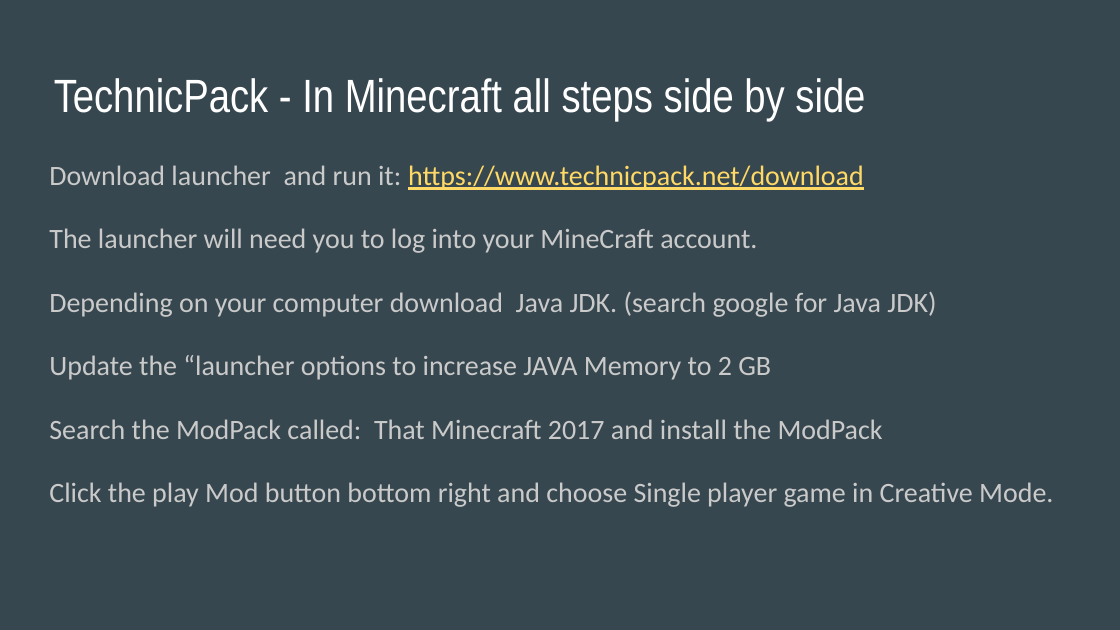
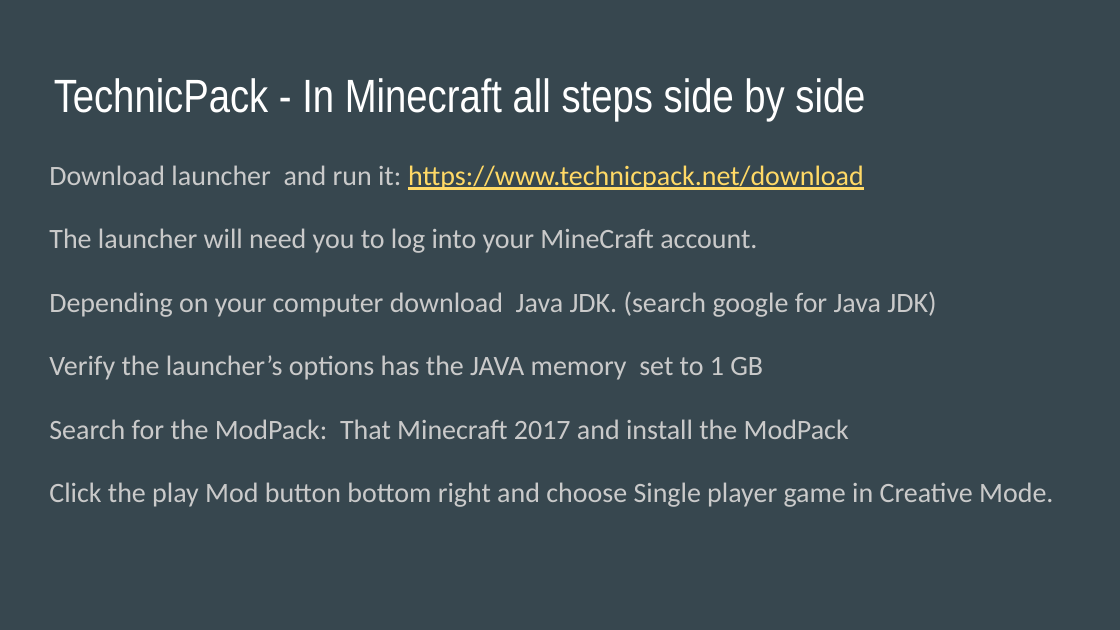
Before and after one commit to RebeccaVonRuden/ThatConference-2017, a slide deck: slide 20 of MinecraftComputerCraftLua2017.pptx (slide 21 before the commit). Drawn at 1120x630 pixels with LibreOffice and Linux fonts; fonts in the diff are those of the drawing. Boxes give left, top, right and bottom in pixels: in the first picture for what was removed or moved away, otherwise in the second. Text is boxed around its words. In the diff, an @@ line names an element or a change of style, - is before the commit and + after.

Commit message:
Updated Powerpoint

```diff
--- a/MinecraftComputerCraftLua2017.pptx
+++ b/MinecraftComputerCraftLua2017.pptx
@@ text at (49, 355, 849, 439): text changed @@
-Update the “launcher options to increase JAVA Memory to 2 GB
-Search the ModPack called: That Minecraft 2017 and install the ModPack
+Verify the launcher’s options has the JAVA memory set to 1 GB
+Search for the ModPack: That Minecraft 2017 and install the ModPack
```
Also in this commit, not shown: 1 other slide changed, 1 slide added, 2 slides removed.
